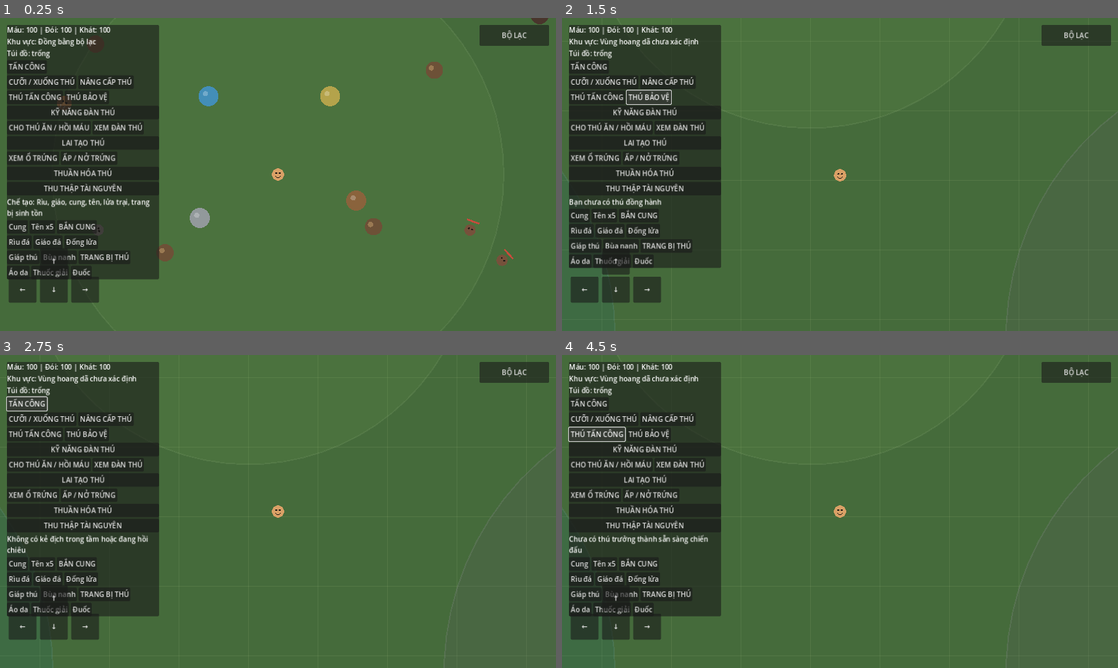
Above: before the commit, frames 1-4 (two rows, left to right).
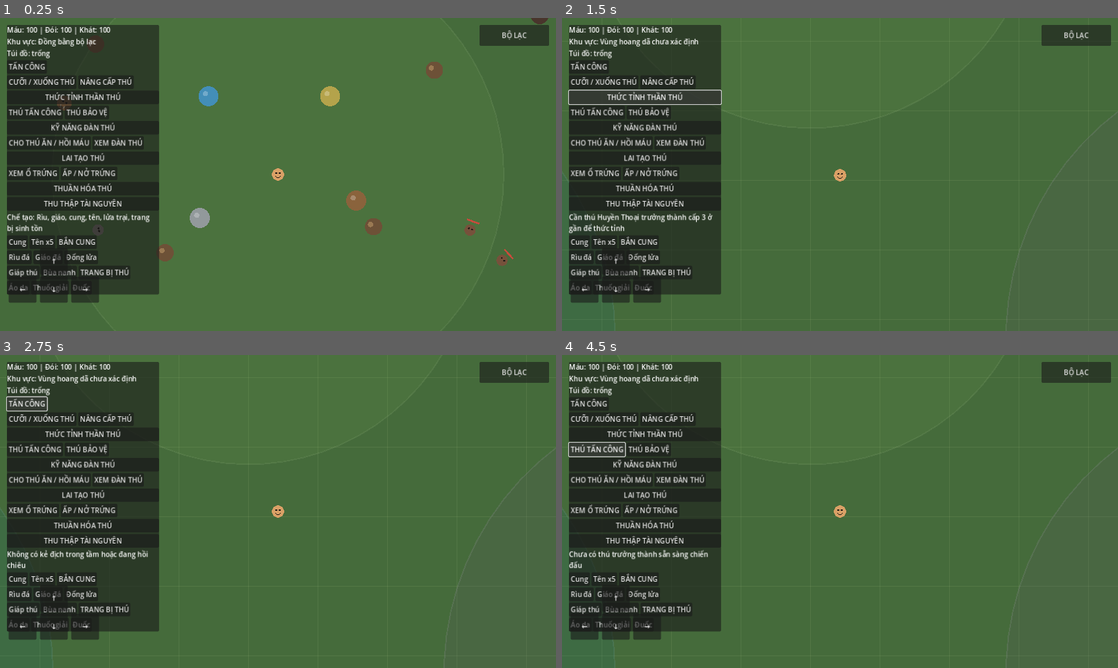
Above: after the commit, the same moments.

Repository: khanhhkt8-hub/Bo-Lac-Tien-Su.
Game: Godot game, scene res://Scenes/Main.tscn
Two runs of this game, one before a commit and one after it. Both use one fixed random seed, a clock stepped at 60 frames per second and the inputs below.
Inputs (mouse positions are in pixels of both pictures, inside the frame that each line leads up to):
- Up to frame 1 (0.25 s): no input
- Up to frame 2 (1.5 s): click (645, 143) at 0.5 s, where only the run after the commit has a clickable "THỨC TỈNH THẦN THÚ"; click (645, 96) at 1.25 s, where only the run after the commit has a clickable "THỨC TỈNH THẦN THÚ"
- Up to frame 3 (2.75 s): click "TẤN CÔNG" at 2 s
- Up to frame 4 (4.5 s): click "CƯỠI / XUỐNG THÚ" at 2.75 s; click "NÂNG CẤP THÚ" at 3.5 s; click "THÚ TẤN CÔNG" at 4.25 s

The runs differ from the first frame. In frame 1, 4.7% of the frame differs, in the area x 1-29%, y 23-89%; in frame 2, 5.7%, in the area x 1-29%, y 22-89%; in frame 3, 4.6%; in frame 4, 4.8%.

Commit message:
Add god beast awakening HUD action

Diff:
--- a/Scripts/UI/SurvivalHUD.gd
+++ b/Scripts/UI/SurvivalHUD.gd
@@ -46,6 +46,10 @@
 	upgrade_button.text = "NÂNG CẤP THÚ"
 	upgrade_button.pressed.connect(_on_upgrade_companion_pressed)
 	mount_row.add_child(upgrade_button)
+	var awaken_button := Button.new()
+	awaken_button.text = "THỨC TỈNH THẦN THÚ"
+	awaken_button.pressed.connect(_on_awaken_god_beast_pressed)
+	column.add_child(awaken_button)
 	var command_row := HBoxContainer.new()
 	column.add_child(command_row)
 	var attack_order_button := Button.new()
@@ -268,6 +272,10 @@
 	if _player != null and _player.has_method("toggle_mount_nearby_animal"):
 		_craft_status.text = _player.toggle_mount_nearby_animal()
 
+func _on_awaken_god_beast_pressed() -> void:
+	if _player != null and _player.has_method("awaken_nearby_god_beast"):
+		_craft_status.text = _player.awaken_nearby_god_beast()
+
 func _on_upgrade_companion_pressed() -> void:
 	if _player != null and _player.has_method("upgrade_nearby_companion"):
 		_craft_status.text = _player.upgrade_nearby_companion()
